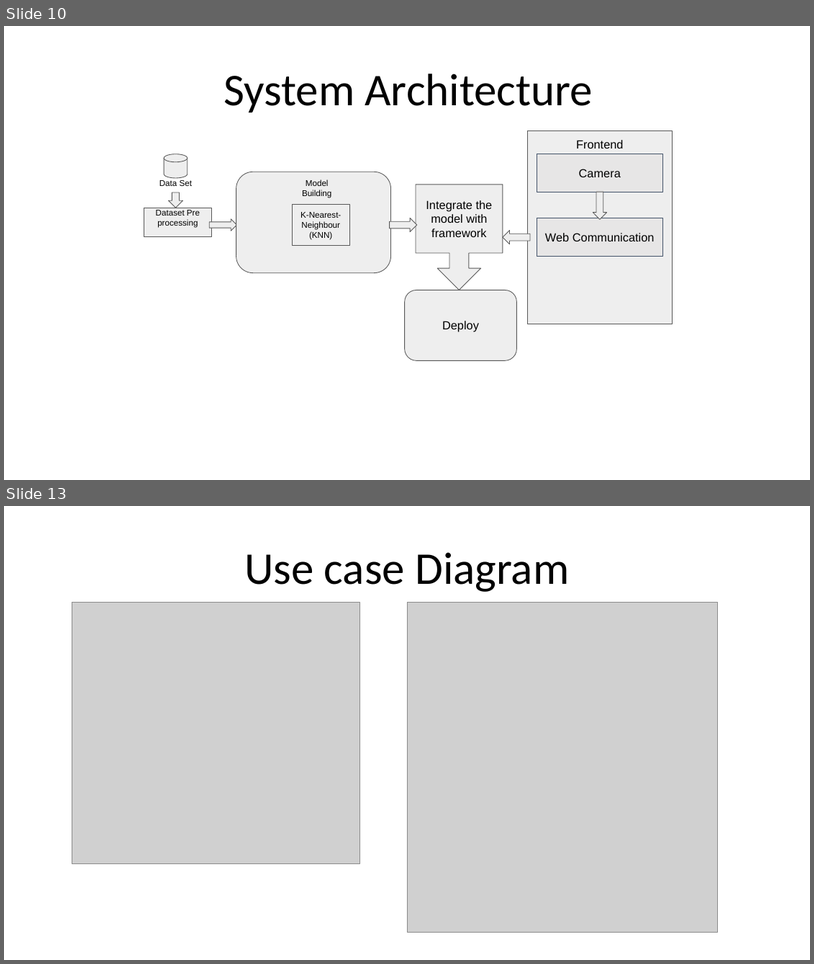
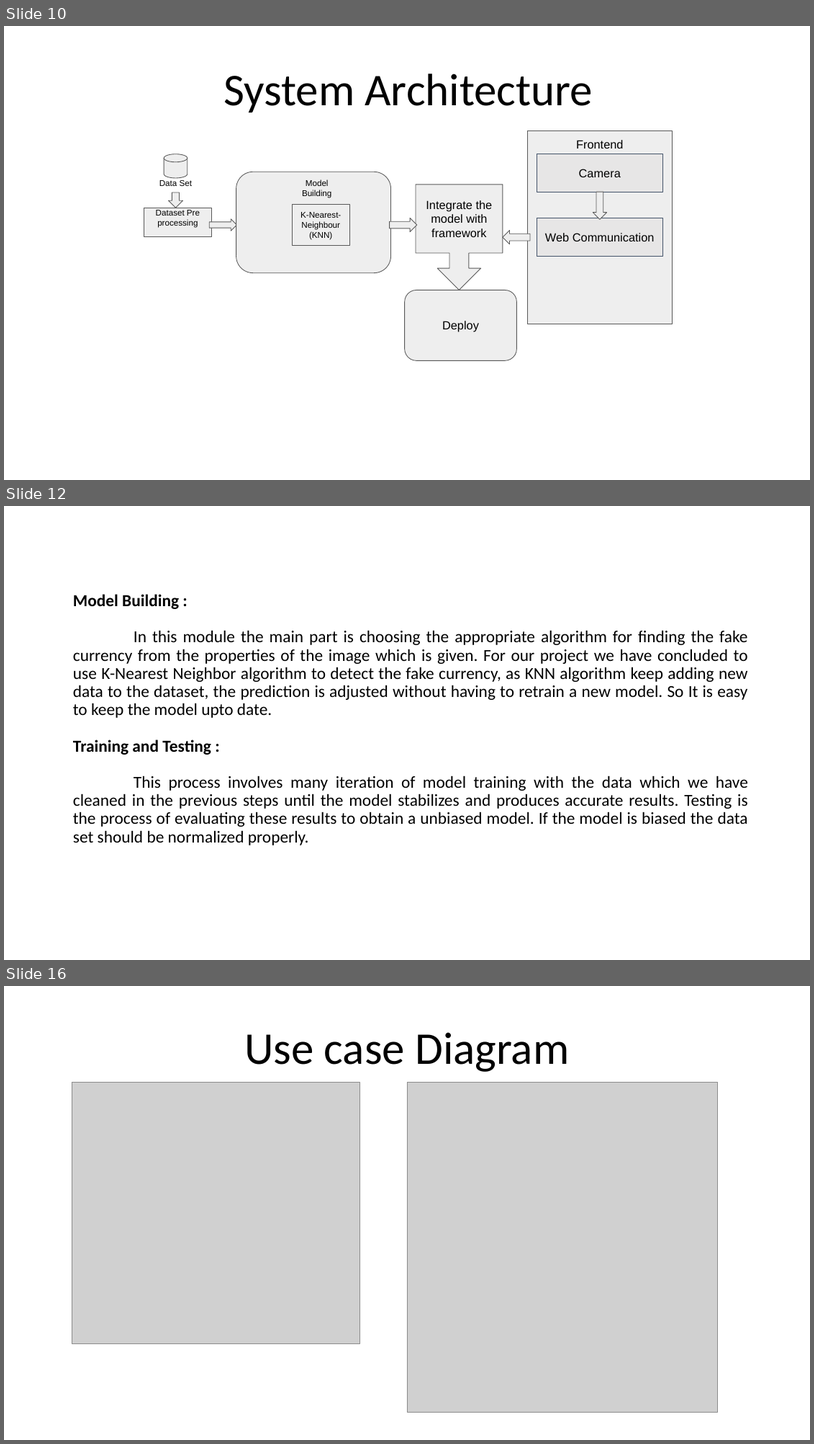
Before and after one commit to Sriram-Karthick-k/final-year-project, a slide deck: final/2nd review/Fake Currency Detection Using Image Processing (1).pptx. Shown one above the other, each under a label of ours: slides 10 and 13 before the commit, slides 10, 12 and 16 after it; the slides between them are not shown. The pictures are 814x964 and 814x1444 pixels, drawn with LibreOffice and Linux fonts; fonts in the diff are those of the drawing; grey boxes stand for pictures. Boxes give left, top, right and bottom in pixels: in the first picture for what was removed or moved away, otherwise in the second. Text is boxed around its words. In the diff, an @@ line names an element or a change of style, - is before the commit and + after.

```diff
--- a/final/2nd review/Fake Currency Detection Using Image Processing (1).pptx
+++ b/final/2nd review/Fake Currency Detection Using Image Processing (1).pptx
@@ slide 12 added at (4, 506, 810, 960), background #FFFFFF @@
@@ text added at (73, 594, 748, 845), 20 pt, text #000000 @@
+Model Building :
+In this module the main part is choosing the appropriate algorithm for finding the fake currency from the properties of the image which is given. For our project we have concluded to use K-Nearest Neighbor algorithm to detect the fake currency, as KNN algorithm keep adding new data to the dataset, the prediction is adjusted without having to retrain a new model. So It is easy to keep the model upto date.
+Training and Testing :
+This process involves many iteration of model training with the data which we have cleaned in the previous steps until the model stabilizes and produces accurate results. Testing is the process of evaluating these results to obtain a unbiased model. If the model is biased the data set should be normalized properly.
@@ what was slide 13 is now slide 16 @@
```
Also in this commit, not shown: 2 slides changed, 4 other slides added, 1 slide removed, 1 other file.
